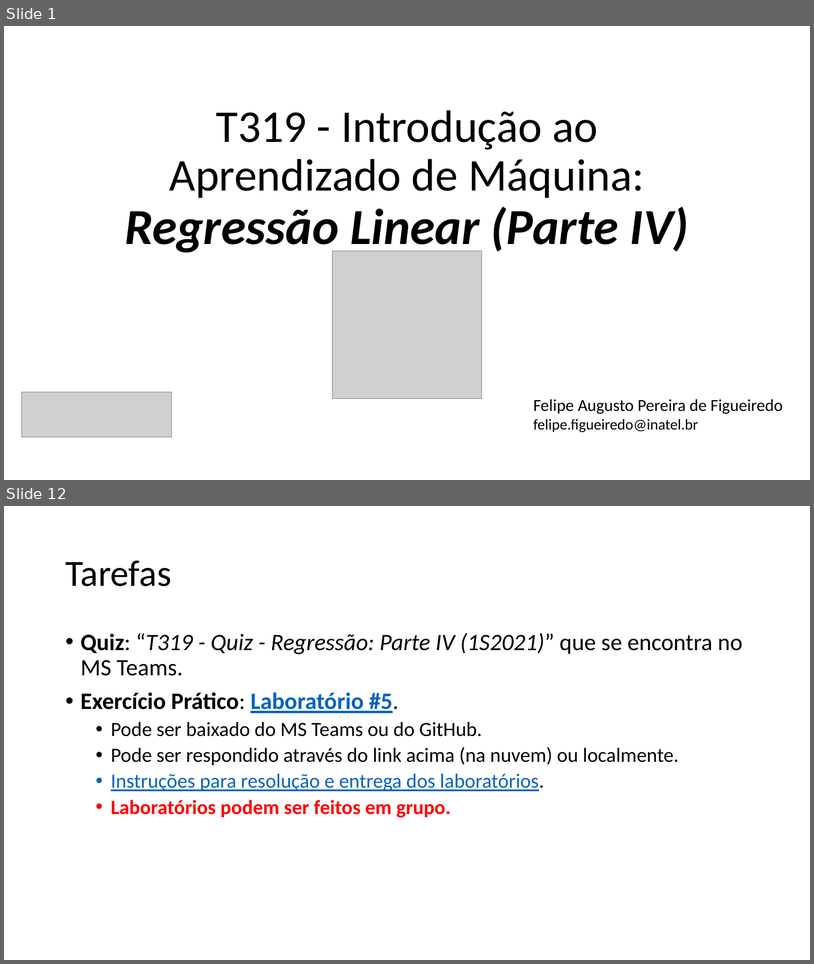
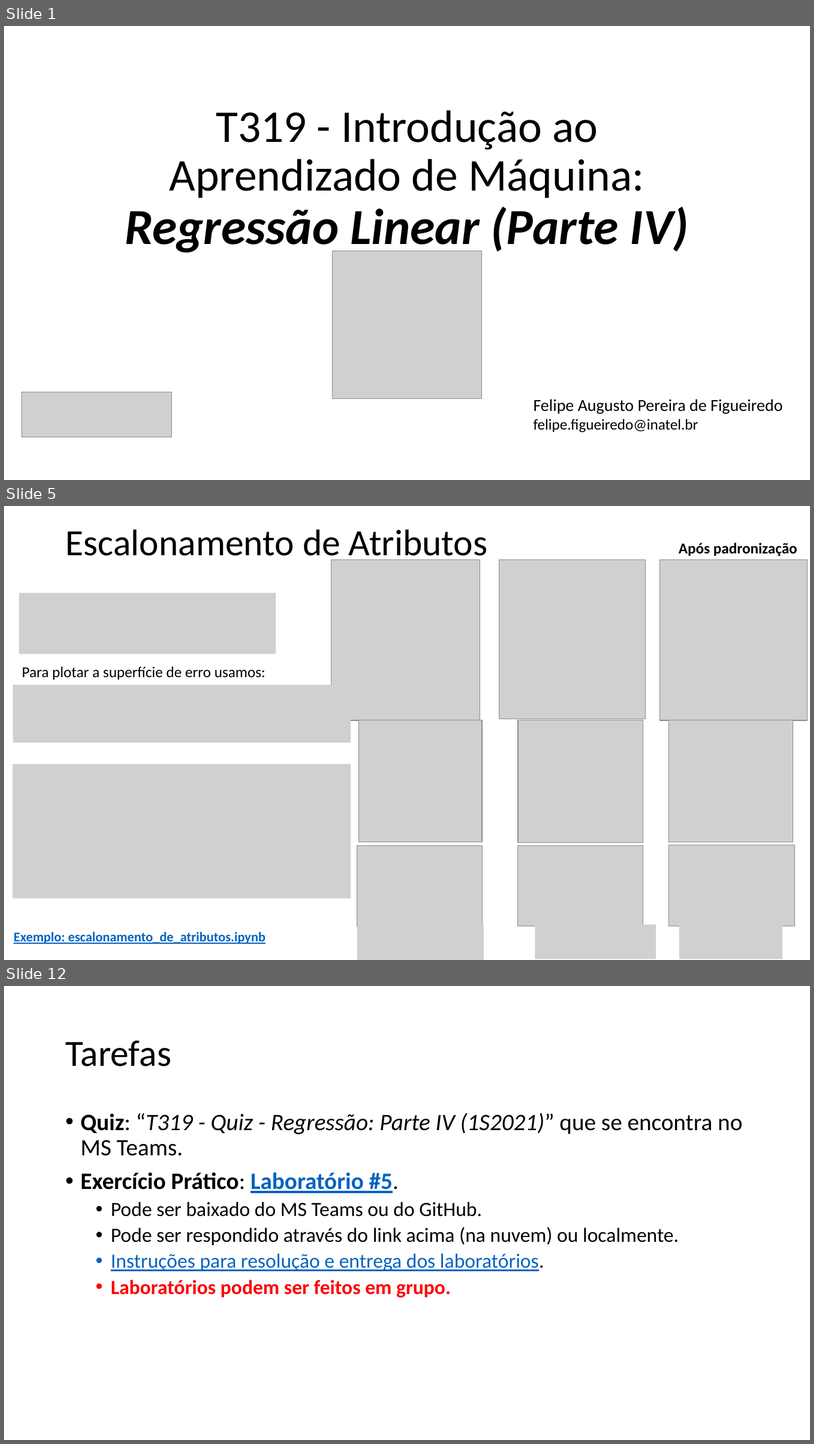
Before and after one commit to zz4fap/t319_aprendizado_de_maquina, a slide deck: slides/T319_Regressão_Linear (Parte IV).pptx. Shown one above the other, each under a label of ours: slides 1 and 12 before the commit, slides 1, 5 and 12 after it; the slides between them are not shown. The pictures are 814x964 and 814x1444 pixels, drawn with LibreOffice and Linux fonts; fonts in the diff are those of the drawing; grey boxes stand for pictures. Boxes give left, top, right and bottom in pixels: in the first picture for what was removed or moved away, otherwise in the second. Text is boxed around its words. In the diff, an @@ line names an element or a change of style, - is before the commit and + after.

```diff
--- a/slides/T319_Regressão_Linear (Parte IV).pptx
+++ b/slides/T319_Regressão_Linear (Parte IV).pptx
@@ slide 5 added at [4,506,810,960], background #FFFFFF @@
@@ title added at [65,529,488,564], 44 pt, text #000000 @@
+Escalonamento de Atributos
@@ text added at [679,543,798,556], 18 pt, text #000000, bold @@
+Após padronização
@@ picture added at [331,560,480,720] @@
@@ picture added at [500,560,646,719] @@
@@ picture added at [660,560,808,720] @@
@@ picture added at [19,593,276,654] @@
@@ text added at [22,666,266,679], 18 pt, text #000000 @@
+Para plotar a superfície de erro usamos:
@@ picture added at [13,684,351,742] @@
@@ picture added at [359,720,483,842] @@
@@ picture added at [518,720,644,843] @@
@@ picture added at [669,720,794,842] @@
@@ picture added at [12,764,351,898] @@
@@ picture added at [357,846,483,927] @@
@@ picture added at [518,846,644,926] @@
@@ picture added at [669,845,795,926] @@
@@ text added at [14,931,266,943], 16 pt, text #0563C1, bold, underline @@
+Exemplo: escalonamento_de_atributos.ipynb
@@ picture added at [357,925,484,960] @@
@@ picture added at [535,924,656,958] @@
@@ picture added at [680,924,783,958] @@
```
Also in this commit, not shown: 3 slides changed, 6 other slides added, 7 slides removed, 41 other files.
